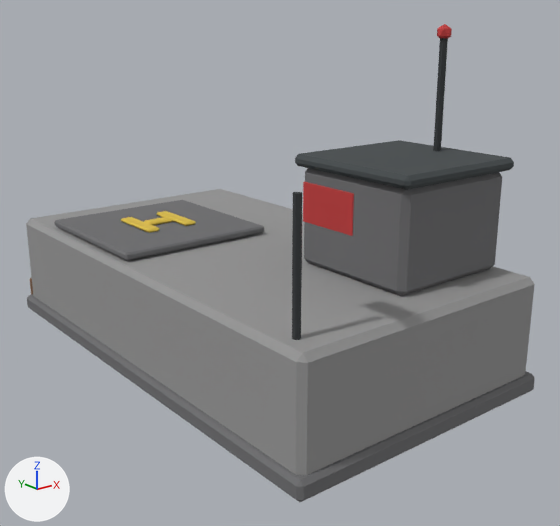
A saved change to the glTF model assets/models/base_1x2.glb.
One viewpoint serves both versions: a 50 mm camera at (-2.46, -3.36, 1.81) aimed at (0.06, -0.21, 0.55). The lights are fixed; the arrows at lower left show +X, +Y and +Z. The older version comes first. Vertices at exactly the same position are counted once.

In view in the first picture: 'base_1x2'.
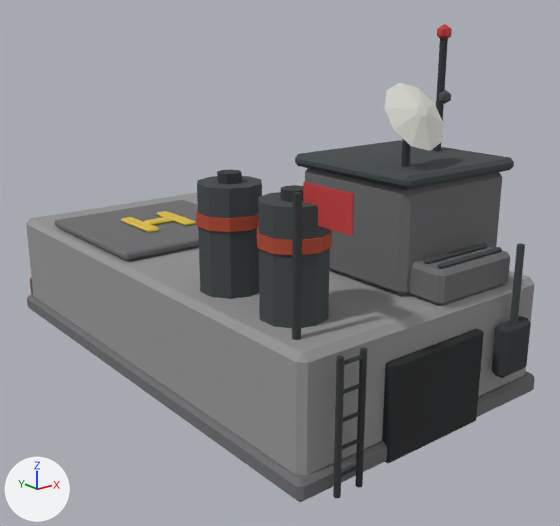
The newer file is also turned or shifted as a whole; pictures and numbers use the older file's frame.

Where the change shows, as pixel boxes [x1, y1, x2, y2] in the pictures (560 x 526 px):
part 1 of me_base_1x2_008, added: after [382, 329, 484, 463]
part 2 of me_base_1x2_008, added: after [333, 355, 344, 498]
part 3 of me_base_1x2_008, added: after [355, 347, 367, 488]
part 4 of me_base_1x2_008, added: after [492, 316, 531, 378]
part 5 of me_base_1x2_008, added: after [510, 243, 525, 323]
part 6 of me_base_1x2_008, added: after [197, 176, 262, 299]
part 7 of me_base_1x2_008, added (red): after [196, 208, 259, 232]
part 8 of me_base_1x2_008, added: after [217, 169, 242, 184]
part 9 of me_base_1x2_008, added: after [258, 192, 330, 328]
part 10 of me_base_1x2_008, added (red): after [257, 227, 332, 255]
part 11 of me_base_1x2_008, added: after [281, 185, 303, 202]
part 12 of me_base_1x2_008, added: after [408, 244, 510, 306]
part 13 of me_base_1x2_008, added (mostly hidden): after [401, 139, 411, 167]
part 14 of me_base_1x2_008, added: after [439, 90, 451, 104]
part 15 of me_base_1x2_008, added: after [341, 355, 364, 477]
part 16 of me_base_1x2_008, added: after [423, 243, 502, 268]
part 17 of me_base_1x2_008, added: after [384, 82, 444, 151]

Diff of the bpy script that builds the scene:
```diff
--- a/assets/models/base_1x2.glb.py
+++ b/assets/models/base_1x2.glb.py
@@ me_base_1x2_008 @@
 # used by ob_base_1x2; location = (0.0, 0.0, 0.31)
-me_base_1x2_008.from_pydata(...)  # 428 vertices, 772 faces; spans x -0.78..0.79, y -1.38..1.4, z -0.31..1.48
+me_base_1x2_008.from_pydata(...)  # 826 vertices, 1464 faces; spans x -0.78..0.79, y -1.44..1.4, z -0.31..1.48
+# me_base_1x2_008 part 1: the loose piece of 24 vertices spanning x -0.75..0.75, y -1.35..1.35, z -0.31..0.31 is copied, and the copy is scaled about its middle by (0.402, 0.0176, 0.769), then moved by (0.0, -1.36, -0.07); it spans x -0.3..0.3, y -1.39..-1.33, z -0.3..0.16
+# me_base_1x2_008 part 2: a new loose piece, a 6-sided cylinder along z spanning x -0.633..-0.607, y -1.435..-1.405, z -0.3..0.3, in mat_palette (picture img_palette)
+# me_base_1x2_008 part 3: a new loose piece, a 6-sided cylinder along z spanning x -0.513..-0.487, y -1.435..-1.405, z -0.3..0.3, in mat_palette (picture img_palette)
+# me_base_1x2_008 part 4: the loose piece of 24 vertices spanning x 0.73..0.79, y -0.75..-0.45, z 0.0..0.22 is copied, and the copy is scaled about its middle by (3.65, 0.188, 1.13), then moved by (-0.26, -0.8, -0.08); it spans x 0.4..0.6, y -1.44..-1.36, z -0.1..0.16
+# me_base_1x2_008 part 5: a new loose piece, a 6-sided cylinder along z spanning x 0.483..0.517, y -1.42..-1.38, z 0.09..0.53, in mat_palette (picture img_palette)
+# me_base_1x2_008 part 6: a new loose piece, a 10-sided cylinder along z spanning x -0.64..-0.36, y -0.7..-0.4, z 0.31..0.81, in mat_palette (picture img_palette)
+# me_base_1x2_008 part 7: a new loose piece, a 10-sided cylinder along z spanning x -0.65..-0.35, y -0.708..-0.392, z 0.62..0.68, in mat_palette (picture img_palette)
+# me_base_1x2_008 part 8: a new loose piece, an 8-sided cylinder along z spanning x -0.555..-0.445, y -0.605..-0.495, z 0.805..0.855, in mat_palette (picture img_palette)
+# me_base_1x2_008 part 9: a new loose piece, a 10-sided cylinder along z spanning x -0.64..-0.36, y -1.15..-0.85, z 0.31..0.81, in mat_palette (picture img_palette)
+# me_base_1x2_008 part 10: a new loose piece, a 10-sided cylinder along z spanning x -0.65..-0.35, y -1.158..-0.842, z 0.62..0.68, in mat_palette (picture img_palette)
+# me_base_1x2_008 part 11: a new loose piece, an 8-sided cylinder along z spanning x -0.555..-0.445, y -1.055..-0.945, z 0.805..0.855, in mat_palette (picture img_palette)
+# me_base_1x2_008 part 12: the loose piece of 24 vertices spanning x -0.75..0.75, y -1.35..1.35, z -0.31..0.31 is copied, and the copy is scaled about its middle by (0.324, 0.0727, 0.231), then moved by (0.3, -1.22, 0.39); it spans x 0.05..0.55, y -1.33..-1.11, z 0.31..0.47
+# me_base_1x2_008 part 13: a new loose piece, a 6-sided cylinder along z spanning x 0.133..0.167, y -1.02..-0.98, z 0.83..1.07, in mat_palette (picture img_palette)
+# me_base_1x2_008 part 14: a new loose piece, an icosphere of 20 faces spanning x 0.123..0.177, y -1.226..-1.174, z 1.16..1.22, in mat_palette (picture img_palette)
+# me_base_1x2_008 part 15: 86 vertices added at x -0.63..0.3, y -1.43..-1.36, z -0.22..0.28
+# me_base_1x2_008 part 16: 48 vertices added at x 0.08..0.52, y -1.29..-1.11, z 0.47..0.49
+# me_base_1x2_008 part 17: 20 vertices added at x -0.01..0.31, y -1.14..-0.94, z 0.96..1.23
 me_base_1x2_008.materials.append(mat_palette)
```
